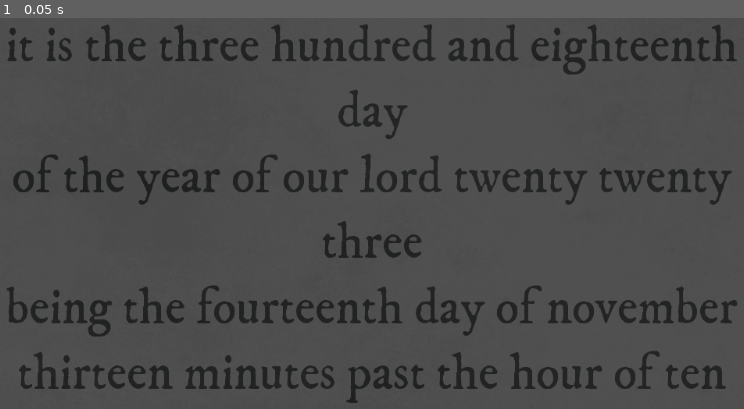
Above: before the commit, frame 1.
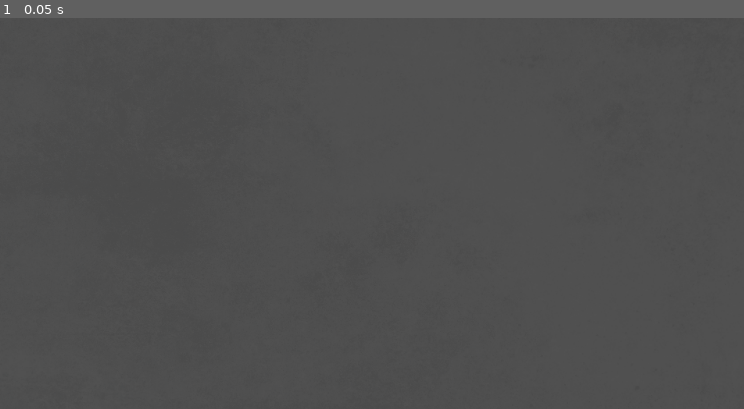
Above: after the commit, the same moment.

Repository: verillious/yol
Game: Godot game, scene res://scenes/level_main.tscn
Two runs of this game, one before a commit and one after it. Both use one fixed random seed, a clock stepped at 60 frames per second and the inputs below.
Inputs:
- Up to frame 1 (0.05 s): no input

The runs differ from the first frame. In frame 1, 9.8% of the frame differs, in the area x 0-100%, y 1-99%.
Error after the commit: Parse Error: Unexpected token: Identifier:W (res://src/level_main.gd:30)

Commit message:
create datetime.now every frame

Diff:
--- a/src/level_main.gd
+++ b/src/level_main.gd
@@ -1,6 +1,4 @@
 extends Control
-
-var datetime = DateTime.now()
 
 var _delta_index := 0.0
 var _speed := 1.0
@@ -13,11 +11,8 @@
 	$ScrollContainer.get_v_scrollbar().rect_scale = Vector2.ZERO
 
 
-func _process(delta: float) -> void:
-	_delta_index += delta
-	if _delta_index >= 1.0:
-		datetime = datetime.add_seconds(1)
-		_delta_index = 0.0
+func _process(_delta: float) -> void:
+	var datetime = DateTime.now()
 	var text = (
 		"it is the %s day\nof the year of our lord %s\nbeing the %s day of %s\n%s %s past the hour of %s"
 		% [
@@ -32,3 +27,4 @@
 	)
 	label.text = text
 	font.size = 32 if get_viewport().size.x < 600 else 48 if get_viewport().size.x < 1000 else 64
+W
